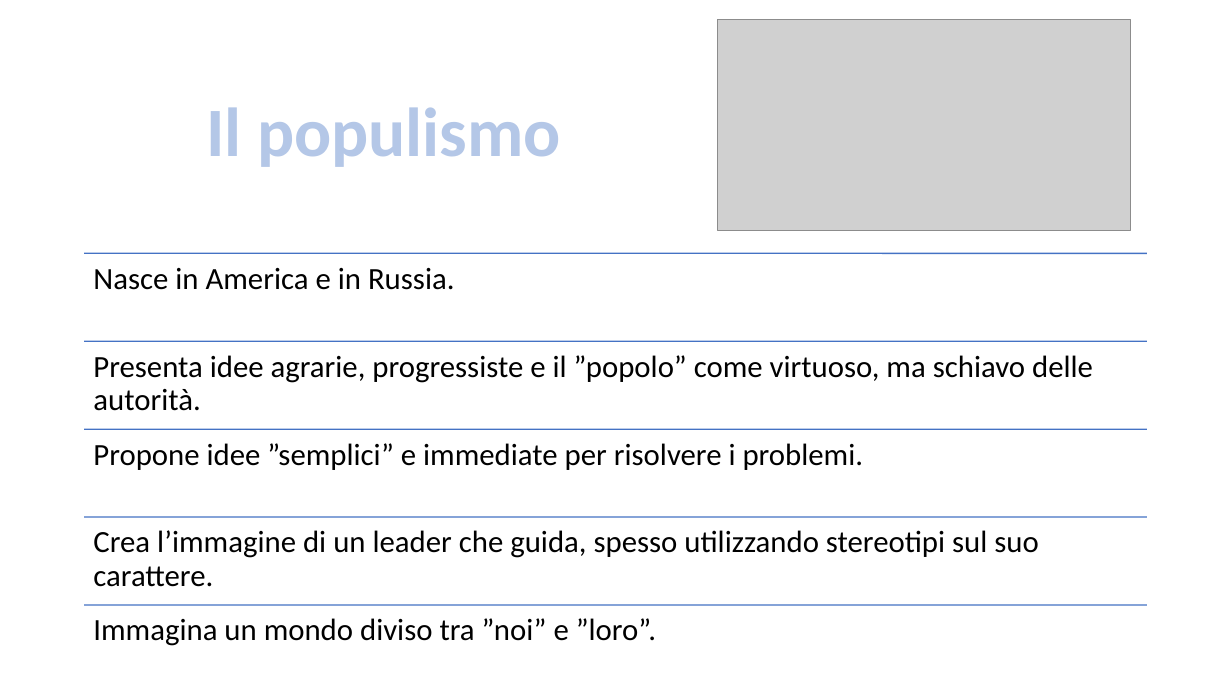
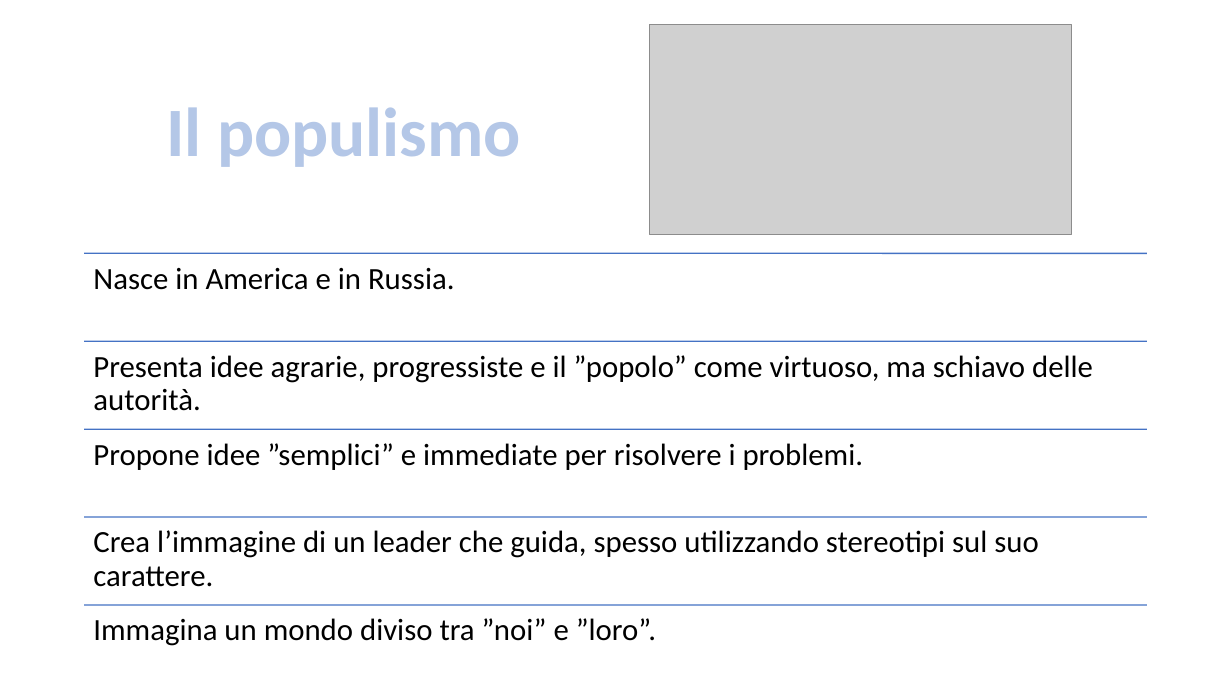
Before and after one commit to AleMelonss/programmation, a slide deck: slide 3 of PresentazionePOLDIG.pptx (slide 2 before the commit). Drawn at 1232x693 pixels with LibreOffice and Linux fonts; fonts in the diff are those of the drawing; grey boxes stand for pictures; background and template pictures are left out. Boxes give left, top, right and bottom in pixels: in the first picture for what was removed or moved away, otherwise in the second. Text is boxed around its words. In the diff, an @@ line names an element or a change of style, - is before the commit and + after.

```diff
--- a/PresentazionePOLDIG.pptx
+++ b/PresentazionePOLDIG.pptx
@@ picture: place and size @@
-picture at [718,19,1131,230]
+picture at [650,24,1071,235]
@@ text "Il populismo": place and size @@
-text "Il populismo" at [206,107,561,167]
+text "Il populismo" at [166,107,521,167]
```
Also in this commit, not shown: 1 other slide changed, 3 slides added.
